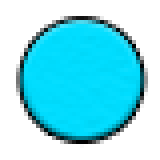
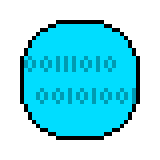
Layered file, before and after one edit (160x160). Changes by layer:
added layer "line" above "Agrupar 2" over [20, 20, 140, 140]
added group "Agrupar 2" (30%) with 2 layers above "Agrupar 1" over [24, 56, 136, 104]
added layer "bin_down" in group "Agrupar 2" over [36, 88, 136, 104]
added layer "bin_up" in group "Agrupar 2" over [24, 56, 116, 72]
added layer "Camada 1" above "Elipse 1" over [20, 20, 140, 140]
hid "Elipse 1", painted on it over [20, 20, 144, 144]
